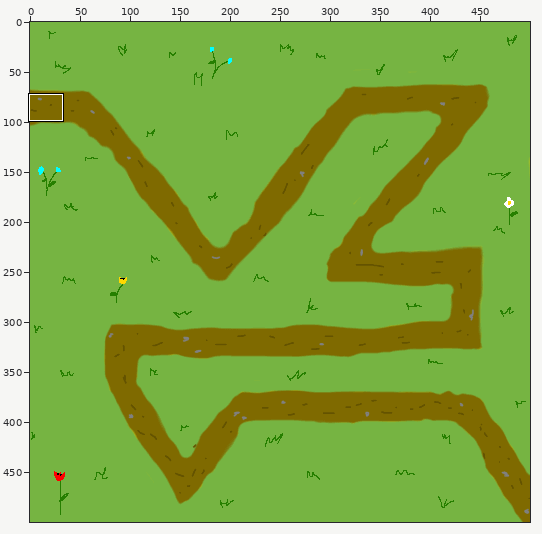
A sprite sheet gets an edit: tower_defense/images/maps/Mapa 2.png. The picture above shows the old version from afar; the outline marks the close-up.
Close-up. Before the commit:
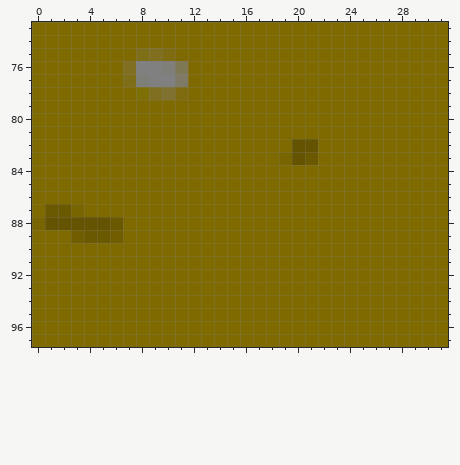
The file is 500x500 pixels. Colours within 5 levels of each other are drawn and written as one. Shown: x 0..31, y 73..97. The commit also changed other parts of the picture, which this record leaves out.
Once edited:
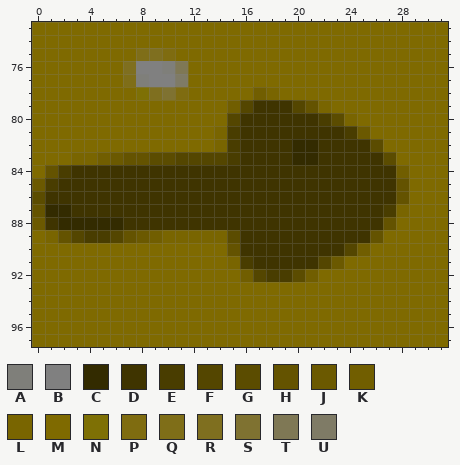
Palette (. is transparent): A #7f7f7a  B #808080  C #332b00  D #3f3400  E #493d00  F #544600  G #5b4c00  H #645300  J #6b5900  K #715e00  L #796500  M #7f6a00  N #7e7005  P #7f6c10  Q #7f6e18  R #7f6f1f  S #7f7231  T #7f7855  U #7f7b66
What changed:
@@ x 0..31 @@
 77 MMMMMMMQABBUMMMMMMMMMMMMMMMMMMMM
-78 MMMMMMMMNRSPMMMMMMMMMMMMMMMMMMMM
-79 MMMMMMMMMMMMMMMMMMMMMMMMMMMMMMMM
-80 MMMMMMMMMMMMMMMMMMMMMMMMMMMMMMMM
-81 MMMMMMMMMMMMMMMMMMMMMMMMMMMMMMMM
-82 MMMMMMMMMMMMMMMMMMMMHHMMMMMMMMMM
-83 MMMMMMMMMMMMMMMMMMMLHJMMMMMMMMMM
-84 MMMMMMMMMMMMMMMMMMMMMMMMMMMMMMMM
-85 MMMMMMMMMMMMMMMMMMMMMMMMMMMMMMMM
-86 MMMMMMMMMMMMMMMMMMMMMMMMMMMMMMMM
-87 MJJLMMMMMMMMMMMMMMMMMMMMMMMMMMMM
-88 LHHHHHJMMMMMMMMMMMMMMMMMMMMMMMMM
-89 MMMKJJKMMMMMMMMMMMMMMMMMMMMMMMMM
-90 MMMMMMMMMMMMMMMMMMMMMMMMMMMMMMMM
-91 MMMMMMMMMMMMMMMMMMMMMMMMMMMMMMMM
-92 MMMMMMMMMMMMMMMMMMMMMMMMMMMMMMMM
+78 MMMMMMMMNRSPMMMMMKLMMMMMMMMMMMMM
+79 MMMMMMMMMMMMMMMKFDDDFHLMMMMMMMMM
+80 MMMMMMMMMMMMMMMFDDDDDDEGLMMMMMMM
+81 MMMMMMMMMMMMMMLEDDDDDDDDEJMMMMMM
+82 MMMMMMMMMMMMMMLEDDDDCCDDDDGMMMMM
+83 MMMLLKJHHGGFFFFEDDDDCCDDDDDGMMMM
+84 MHEDDDDDDDDDDDDDDDDDDDDDDDDDKMMM
+85 JEDDDDDDDDDDDDDDDDDDDDDDDDDDHMMM
+86 GDDDDDDDDDDDDDDDDDDDDDDDDDDDHMMM
+87 HCCDDDDDDDDDDDDDDDDDDDDDDDDELMMM
+88 JDCCCCCDDDDDDDDDDDDDDDDDDDDHMMMM
+89 MLHFEEFHJKLLLLLGDDDDDDDDDDHMMMMM
+90 MMMMMMMMMMMMMMMHDDDDDDDDFKMMMMMM
+91 MMMMMMMMMMMMMMMLEDDDDDFJMMMMMMMM
+92 MMMMMMMMMMMMMMMMKFEEGKMMMMMMMMMM
 93 MMMMMMMMMMMMMMMMMMMMMMMMMMMMMMMM
Changed places in both close-ups, as pixel boxes (x1, y1, x2, y2):
changed: (32, 87, 409, 282)
